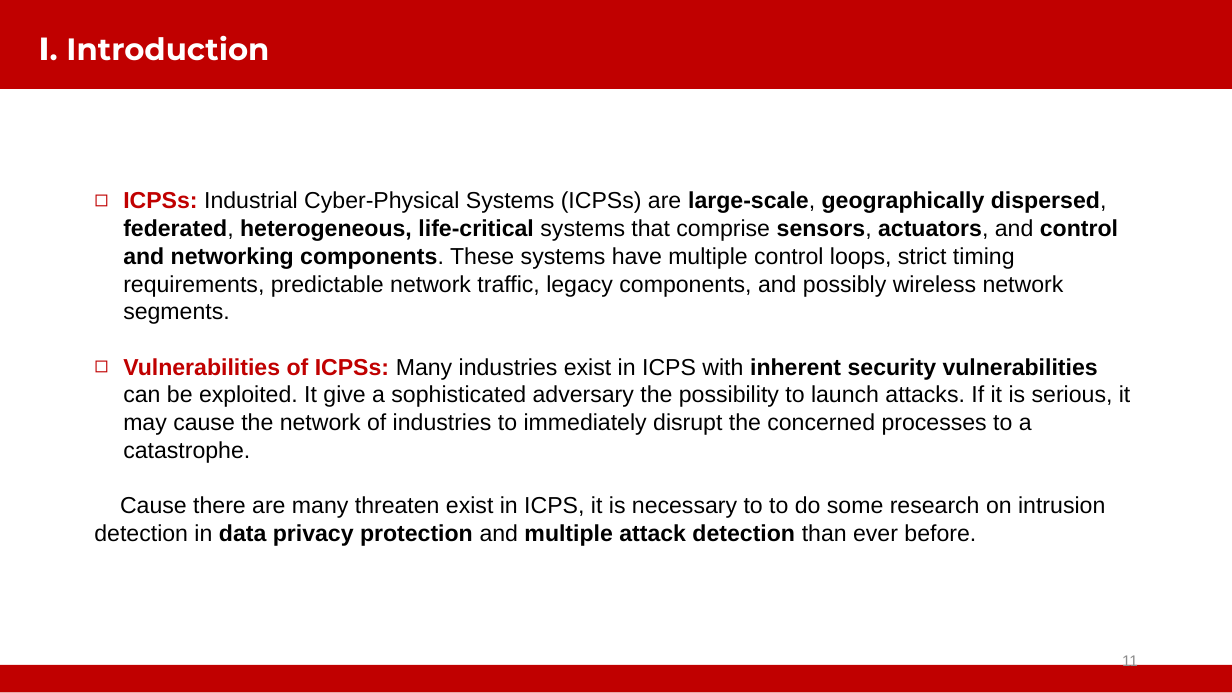
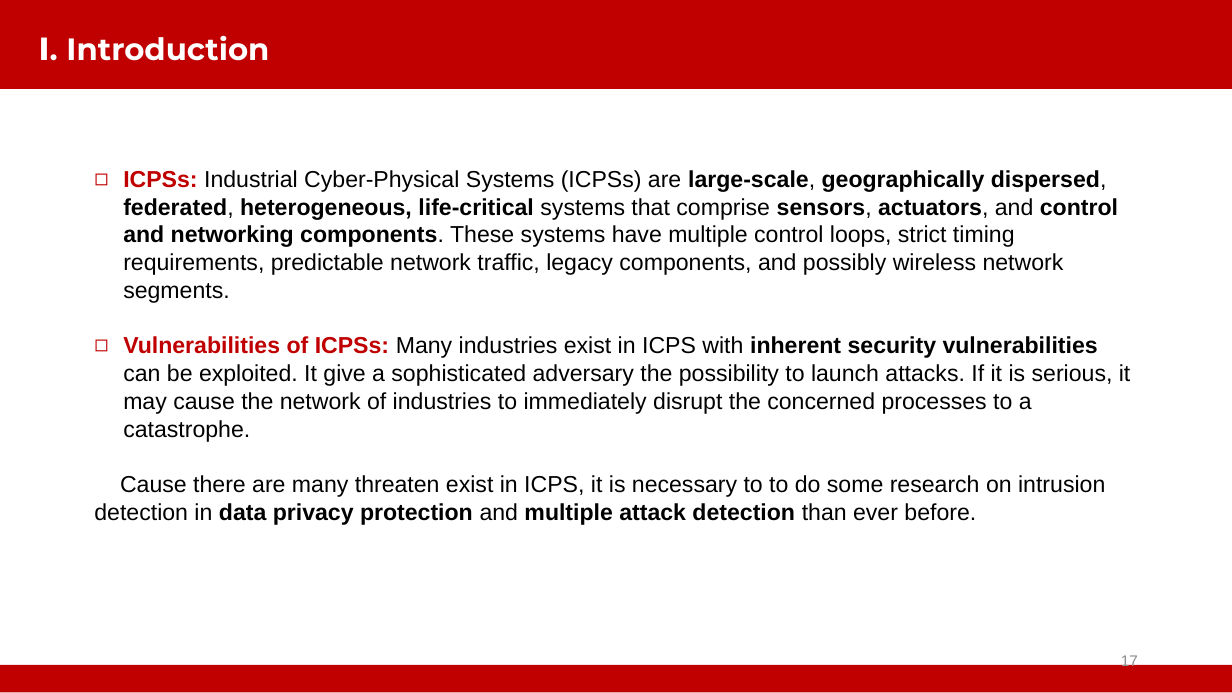
Before and after one commit to WhileBug/FLPhish, a slide deck: slide 17 of PPT/SecFL-Beibei Li.pptx (slide 11 before the commit). Drawn at 1232x693 pixels with LibreOffice and Linux fonts; fonts in the diff are those of the drawing; background and template pictures are left out. Boxes give left, top, right and bottom in pixels: in the first picture for what was removed or moved away, otherwise in the second. Text is boxed around its words. In the diff, an @@ line names an element or a change of style, - is before the commit and + after.

Commit message:
FL Security introduction PPT update

```diff
--- a/PPT/SecFL-Beibei Li.pptx
+++ b/PPT/SecFL-Beibei Li.pptx
@@ text "ICPSs: Industrial Cyber-Physical Systems (ICPSs) ..." moved from (x1=94, y1=191, x2=1131, y2=546) to (x1=94, y1=170, x2=1131, y2=525) @@
@@ page number at (x1=1121, y1=654, x2=1138, y2=670): text changed @@
-11
+17
```
Also in this commit, not shown: 11 other slides changed, 10 slides added, 2 slides removed, 16 other files.
